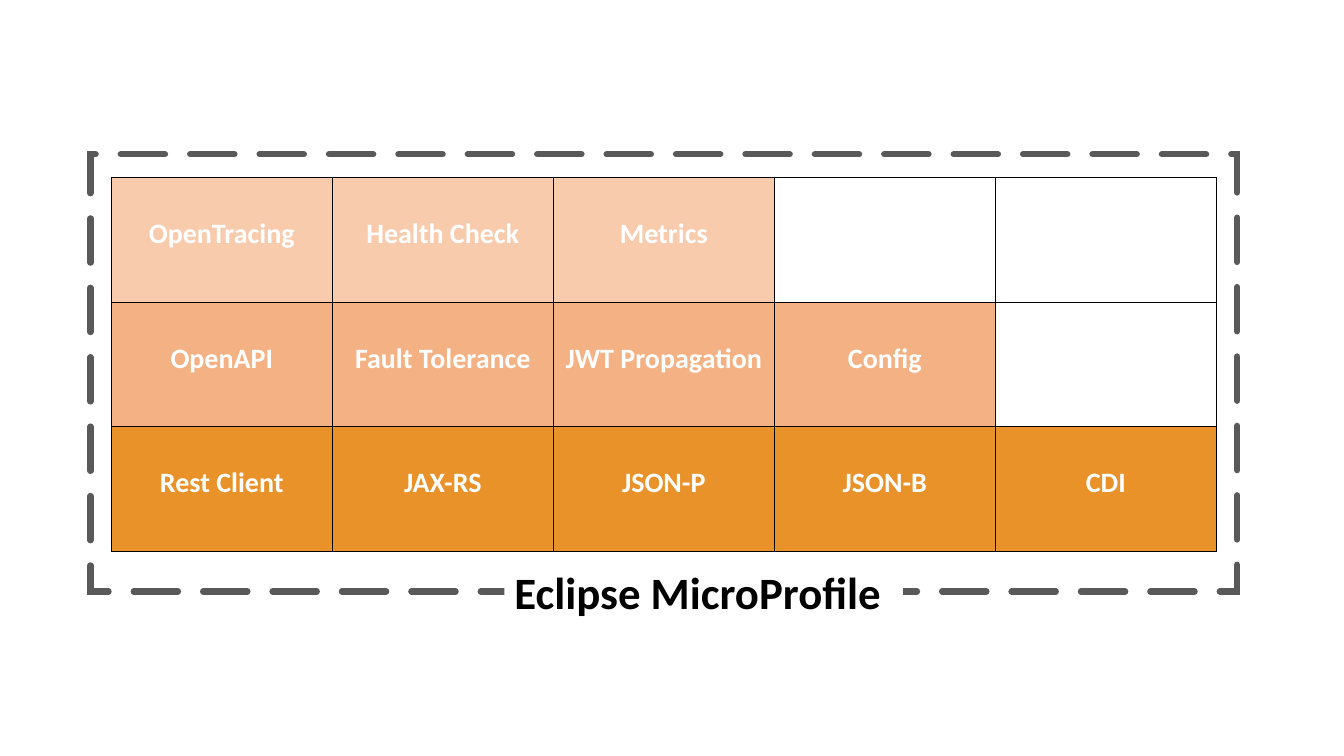
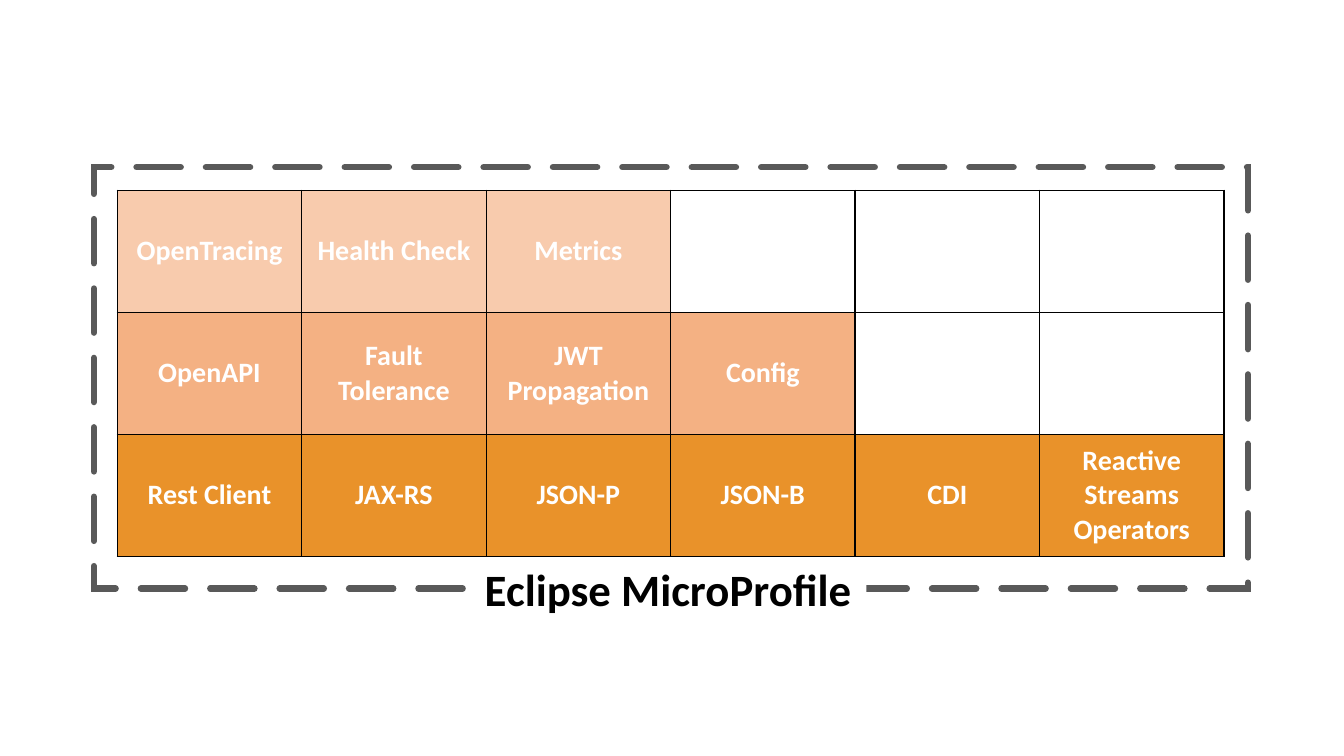
Before and after one commit to OpenLiberty/docs, a slide deck: slide 1 of img/microprofile-layers.pptx. Drawn at 1344x756 pixels with LibreOffice and Linux fonts; fonts in the diff are those of the drawing. Boxes give left, top, right and bottom in pixels: in the first picture for what was removed or moved away, otherwise in the second. Text is boxed around its words. In the diff, an @@ line names an element or a change of style, - is before the commit and + after.

```diff
--- a/img/microprofile-layers.pptx
+++ b/img/microprofile-layers.pptx
@@ rectangle: place and size @@
-rectangle at (91,154,1238,592)
+rectangle at (94,167,1248,589)
@@ table at (117,191,1224,557) @@
+column 6:  |  | Reactive Streams Operators
@@ table: place and size @@
-table at (111,177,1215,552)
+table at (117,191,1224,557)
@@ rectangle "Eclipse MicroProfile": place and size @@
-rectangle "Eclipse MicroProfile" at (514,577,881,616)
+rectangle "Eclipse MicroProfile" at (475,557,867,621)
```
Also in this commit, not shown: 4 other files.
